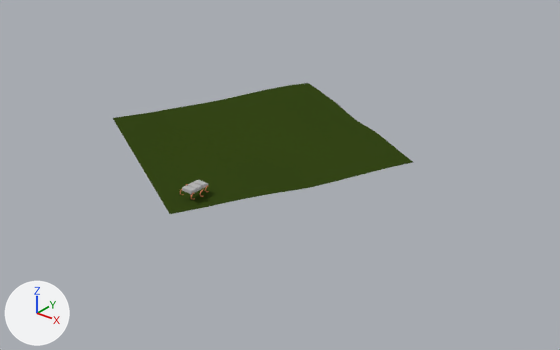
An edit to the Blender file Blender/rhex.blend, drawn before and after from the same camera.
The view is the same before and after, from a camera (50 mm lens) standing at (77.8, -82.6, 57.9) and looking at (-2.7, 18.1, -4.5). Arrows for +X, +Y and +Z are at lower left; the lights stay in place.

Script lines for the objects in view, before the commit:
```python
ob_cube_001 = bpy.data.objects.new('Cube.001', me_cube_002)
ob_cube_001.location = (0.0, 5.5, 2.6)
ob_cube_001.scale = (1.0, 8.85, 2.26)
ob_cube_007 = bpy.data.objects.new('Cube.007', me_cube_033)
ob_cube_007.location = (0.0, 13.5, 2.3)
ob_cube_008 = bpy.data.objects.new('Cube.008', me_cube_035)
ob_cube_008.location = (0.0, 20.3, 2.5)
ob_cube_009 = bpy.data.objects.new('Cube.009', me_cube_036)
ob_cube_009.location = (0.0, 21.7, 3.3)
ob_cube_010 = bpy.data.objects.new('Cube.010', me_cube_037)
ob_cube_010.location = (0.0, 23.1, 4.1)
ob_cube_011 = bpy.data.objects.new('Cube.011', me_cube_038)
ob_cube_011.location = (0.0, 24.5, 5.0)
ob_grid = bpy.data.objects.new('Grid', me_grid_002)
ob_grid.location = (-7.6, 16.1, 1.6)
ob_grid.rotation_euler = (0.0, 0.0, -0.504)  # degrees (0, 0, -29)
ob_grid.scale = (1.0, 1.0, 0.231)
ob_plane = bpy.data.objects.new('Plane', me_plane)
ob_plane.location = (0.0, 21.5, 2.1)
```
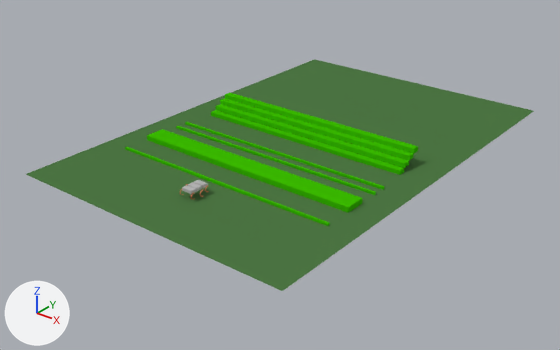
Location of each change, [x1, y1, x2, y2] in pixels of the pictures (560 x 350 px):
'Plane', shown (green)
    after: [26, 59, 534, 291]
'Grid', hidden (green)
    before: [113, 83, 413, 214]
'Cube.001', shown (green)
    after: [147, 129, 363, 213]
'Cube.009', shown (green)
    after: [215, 104, 409, 168]
'Cube.008', shown (green)
    after: [211, 110, 404, 175]
'Cube.010', shown (green)
    after: [220, 98, 414, 160]
'Cube.011', shown (green)
    after: [225, 92, 418, 153]
'Cube', shown (green)
    after: [125, 147, 330, 226]
'Cube.006', shown (green)
    after: [176, 126, 376, 195]
'Cube.007', shown (green)
    after: [185, 122, 384, 190]

Diff of the bpy script that builds the scene:
```diff
--- a/Blender/rhex.blend.py
+++ b/Blender/rhex.blend.py
@@ ob_plane @@
 ob_plane.location = (0.0, 21.5, 2.1)
-ob_plane.hide_set(True)  # its collection is switched off
@@ ob_grid @@
 _m = ob_grid.modifiers.new('Subsurf', 'SUBSURF')
 _m.render_levels = 1
+ob_grid.hide_set(True)  # its collection is switched off
@@ ob_cube_001 @@
 ob_cube_001.scale = (1.0, 8.85, 2.26)
-ob_cube_001.hide_set(True)  # its collection is switched off
@@ ob_cube_011 @@
 ob_cube_011.location = (0.0, 24.5, 5.0)
-ob_cube_011.hide_set(True)  # its collection is switched off
@@ ob_cube_010 @@
 ob_cube_010.location = (0.0, 23.1, 4.1)
-ob_cube_010.hide_set(True)  # its collection is switched off
@@ ob_cube_009 @@
 ob_cube_009.location = (0.0, 21.7, 3.3)
-ob_cube_009.hide_set(True)  # its collection is switched off
@@ ob_cube_008 @@
 ob_cube_008.location = (0.0, 20.3, 2.5)
-ob_cube_008.hide_set(True)  # its collection is switched off
@@ ob_cube_007 @@
 ob_cube_007.location = (0.0, 13.5, 2.3)
-ob_cube_007.hide_set(True)  # its collection is switched off
@@ ob_cube_006 @@
 ob_cube_006.location = (0.0, 11.1, 2.3)
-ob_cube_006.hide_set(True)  # its collection is switched off
@@ ob_cube @@
 ob_cube.location = (0.0, -1.4, 2.3)
-ob_cube.hide_set(True)  # its collection is switched off
```
